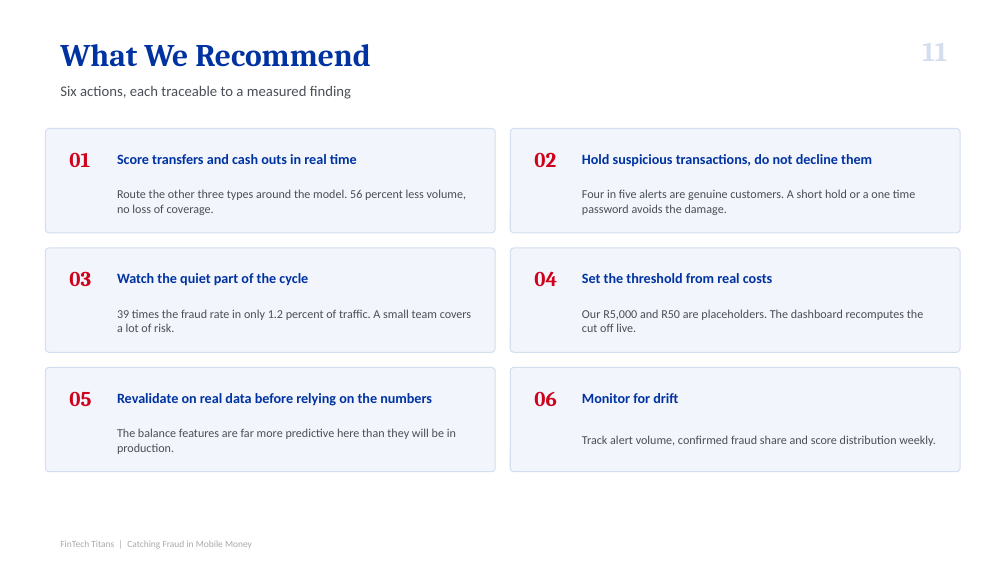
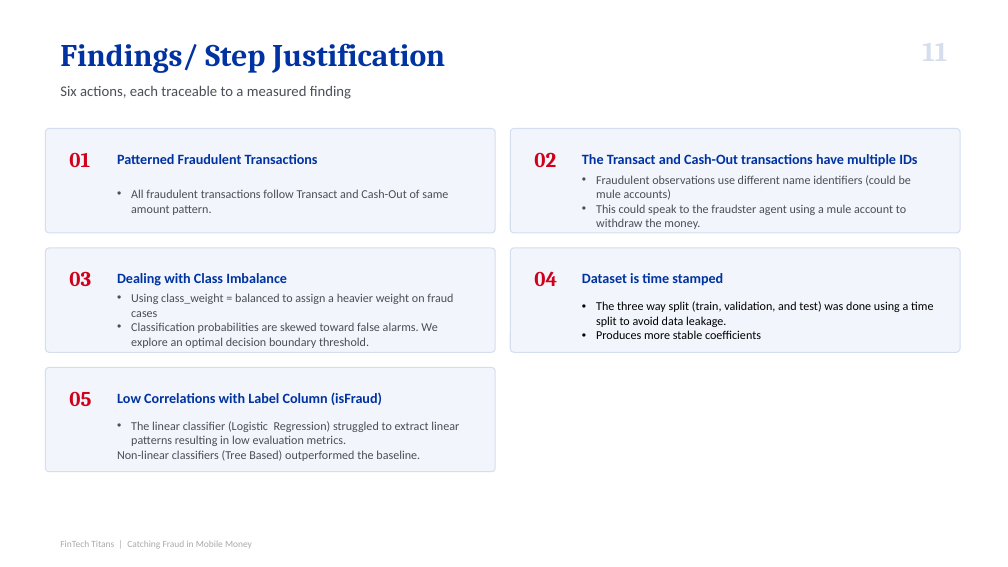
Before and after one commit to Thabiso-Lekwadu/Finance-Hackathon, a slide deck: slide 11 of stdbank-pip/report/FinTech_Titans_Fraud_Detection 1.pptx. Drawn at 1008x567 pixels with LibreOffice and Linux fonts; fonts in the diff are those of the drawing. Boxes give left, top, right and bottom in pixels: in the first picture for what was removed or moved away, otherwise in the second. Text is boxed around its words. In the diff, an @@ line names an element or a change of style, - is before the commit and + after.

```diff
--- a/stdbank-pip/report/FinTech_Titans_Fraud_Detection 1.pptx
+++ b/stdbank-pip/report/FinTech_Titans_Fraud_Detection 1.pptx
@@ text at <box>60,43,445,73</box>: text changed @@
-What We Recommend
+Findings/ Step Justification
@@ text at <box>117,154,318,164</box>: text changed @@
-Score transfers and cash outs in real time
+Patterned Fraudulent Transactions
@@ text at <box>582,154,917,167</box>: text changed @@
-Hold suspicious transactions, do not decline them
+The Transact and Cash-Out transactions have multiple IDs
@@ text at <box>596,175,911,229</box>: text changed @@
-Four in five alerts are genuine customers. A short hold or a one time password avoids the damage.
+• Fraudulent observations use different name identifiers (could be mule accounts)
+• This could speak to the fraudster agent using a mule account to withdraw the money.
@@ text at <box>131,189,448,215</box>: text changed @@
-Route the other three types around the model. 56 percent less volume, no loss of coverage.
+• All fraudulent transactions follow Transact and Cash-Out of same amount pattern.
@@ text at <box>117,273,287,286</box>: text changed @@
-Watch the quiet part of the cycle
+Dealing with Class Imbalance
@@ text at <box>131,293,453,348</box>: text changed @@
-39 times the fraud rate in only 1.2 percent of traffic. A small team covers a lot of risk.
+• Using class_weight = balanced to assign a heavier weight on fraud cases
+• Classification probabilities are skewed toward false alarms. We explore an optimal decision boundary threshold.
@@ text at <box>582,273,723,286</box>: text changed @@
-Set the threshold from real costs
+Dataset is time stamped
@@ text at <box>596,301,933,339</box>: text changed; text colour #4A4F57 to #000000 @@
-Our R5,000 and R50 are placeholders. The dashboard recomputes the cut off live.
+• The three way split (train, validation, and test) was done using a time split to avoid data leakage.
+• Produces more stable coefficients
@@ rounded rectangle removed at <box>510,368,960,472</box> @@
@@ text at <box>117,392,382,405</box>: text changed @@
-Revalidate on real data before relying on the numbers
+Low Correlations with Label Column (isFraud)
@@ text removed at <box>534,391,557,406</box> @@
-06
@@ text removed at <box>582,393,678,403</box> @@
-Monitor for drift
@@ text at <box>117,421,459,461</box>: text changed @@
-The balance features are far more predictive here than they will be in production.
+• The linear classifier (Logistic Regression) struggled to extract linear patterns resulting in low evaluation metrics.
+Non-linear classifiers (Tree Based) outperformed the baseline.
@@ text removed at <box>582,435,936,446</box> @@
-Track alert volume, confirmed fraud share and score distribution weekly.
```
Also in this commit, not shown: 1 other slide changed.
